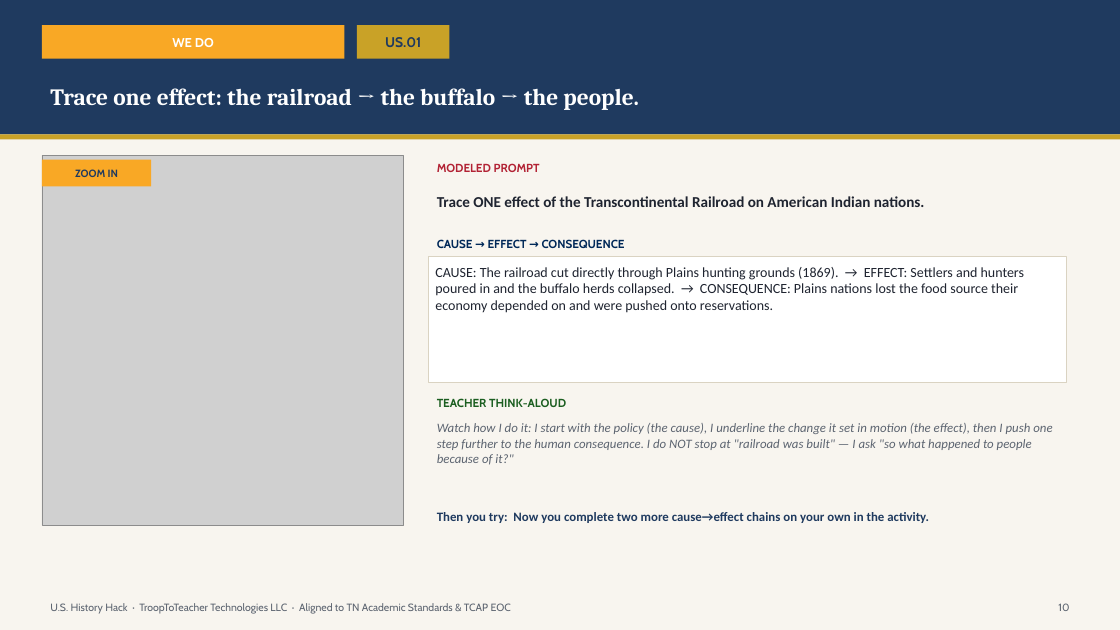
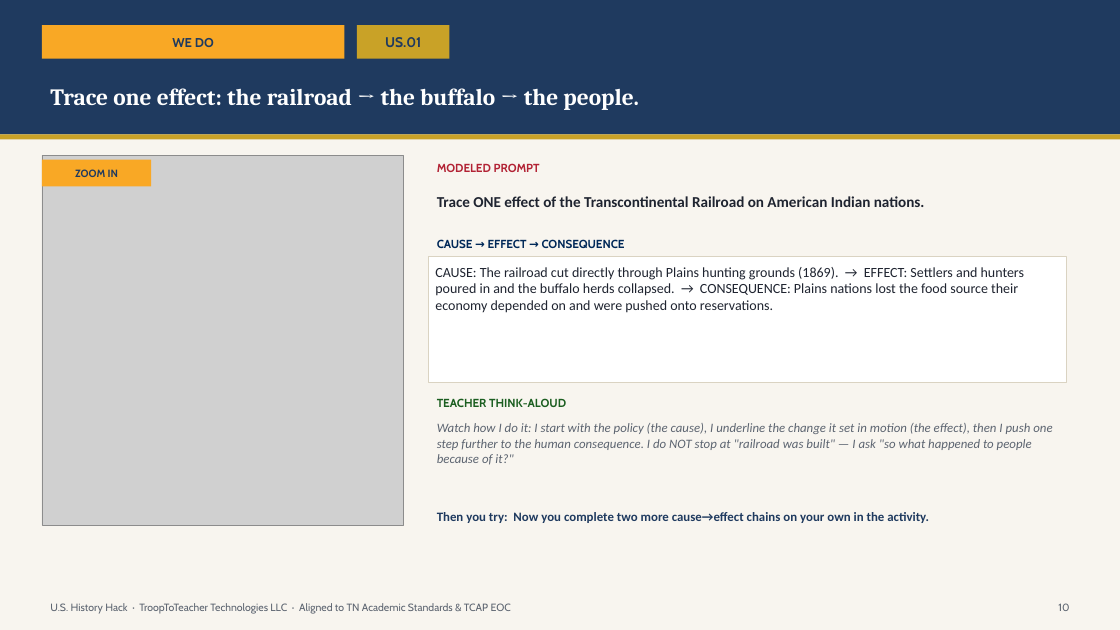
Before and after one commit to Trooptoteacher/trooptoteacher-history, a slide deck: slide 10 of HistoryHack_Platinum/deliverables_unit1/Unit1_Student_Deck_America250.pptx. Drawn at 1120x630 pixels with LibreOffice and Linux fonts; fonts in the diff are those of the drawing; grey boxes stand for pictures. Boxes give left, top, right and bottom in pixels: in the first picture for what was removed or moved away, otherwise in the second. Text is boxed around its words. In the diff, an @@ line names an element or a change of style, - is before the commit and + after.

```diff
--- a/HistoryHack_Platinum/deliverables_unit1/Unit1_Student_Deck_America250.pptx
+++ b/HistoryHack_Platinum/deliverables_unit1/Unit1_Student_Deck_America250.pptx
@@ rectangle "WE DO" at [42, 25, 344, 59]: text colour #FFFFFF to #1F3A5F @@
```
Also in this commit, not shown: 32 other slides changed, 2 other files.
